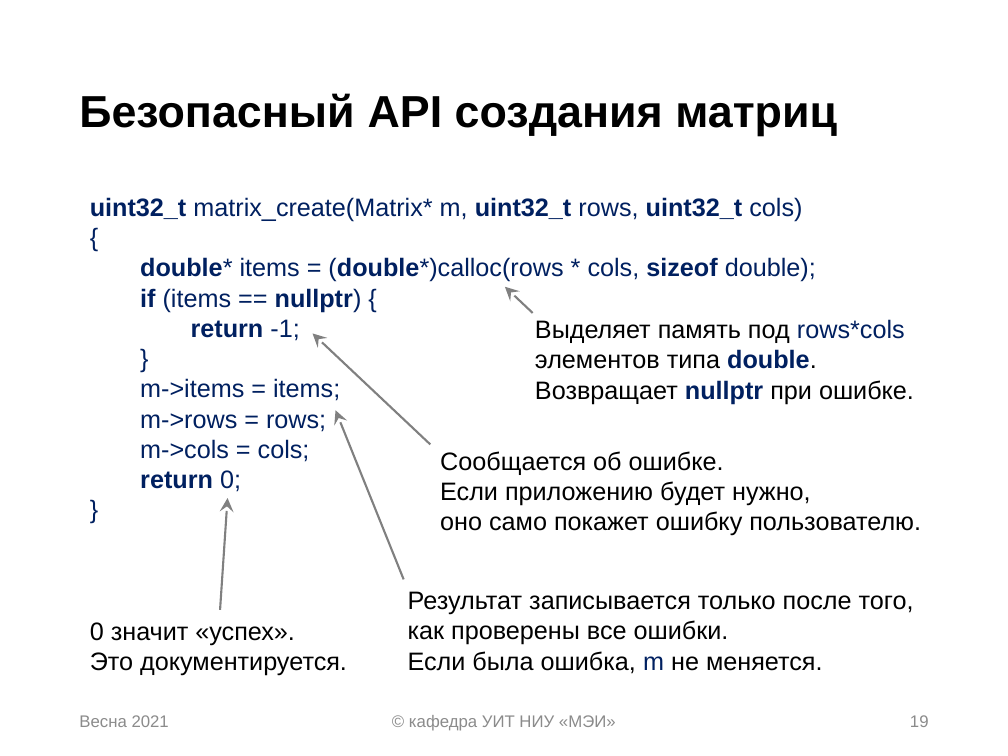
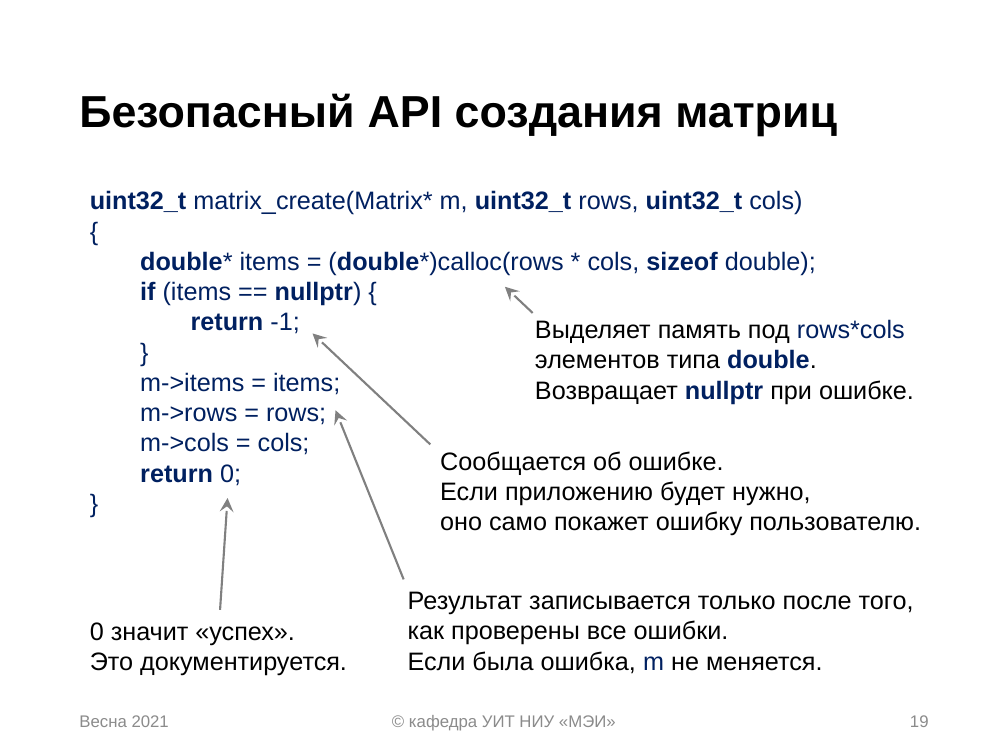
Before and after one commit to uii-mpei/cs-libs-lecture, a slide deck: slide 19 of lecture07_library.pptx. Drawn at 1008x756 pixels with LibreOffice and Linux fonts; fonts in the diff are those of the drawing. Boxes give left, top, right and bottom in pixels: in the first picture for what was removed or moved away, otherwise in the second. Text is boxed around its words. In the diff, an @@ line names an element or a change of style, - is before the commit and + after.

```diff
--- a/lecture07_library.pptx
+++ b/lecture07_library.pptx
@@ text "uint32_t matrix_create(Matrix* m, uint32_t rows, ...": place and size @@
-text "uint32_t matrix_create(Matrix* m, uint32_t rows, ..." at box(90, 197, 816, 492)
+text "uint32_t matrix_create(Matrix* m, uint32_t rows, ..." at box(90, 190, 816, 486)
```
Also in this commit, not shown: 8 other slides changed.
